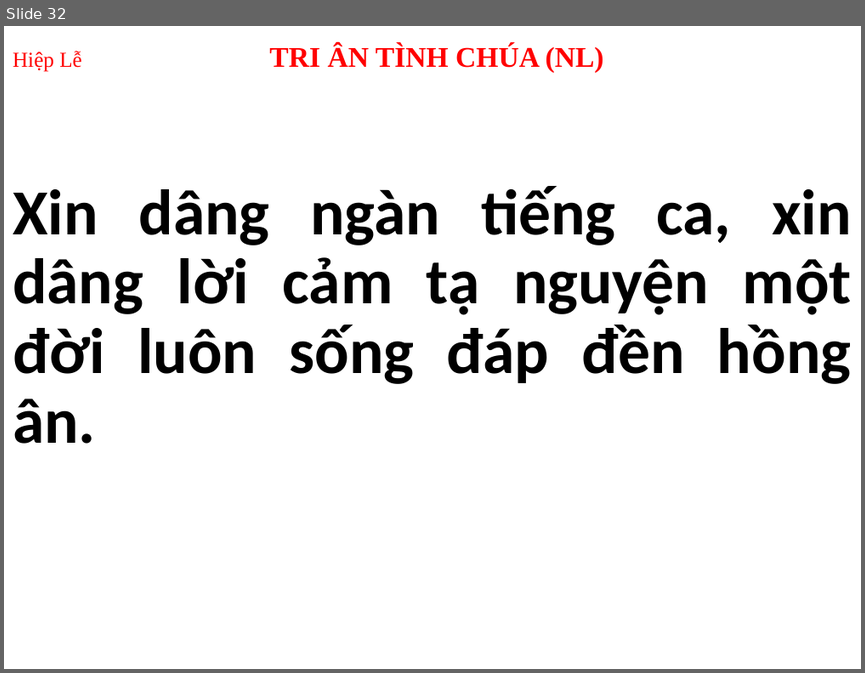
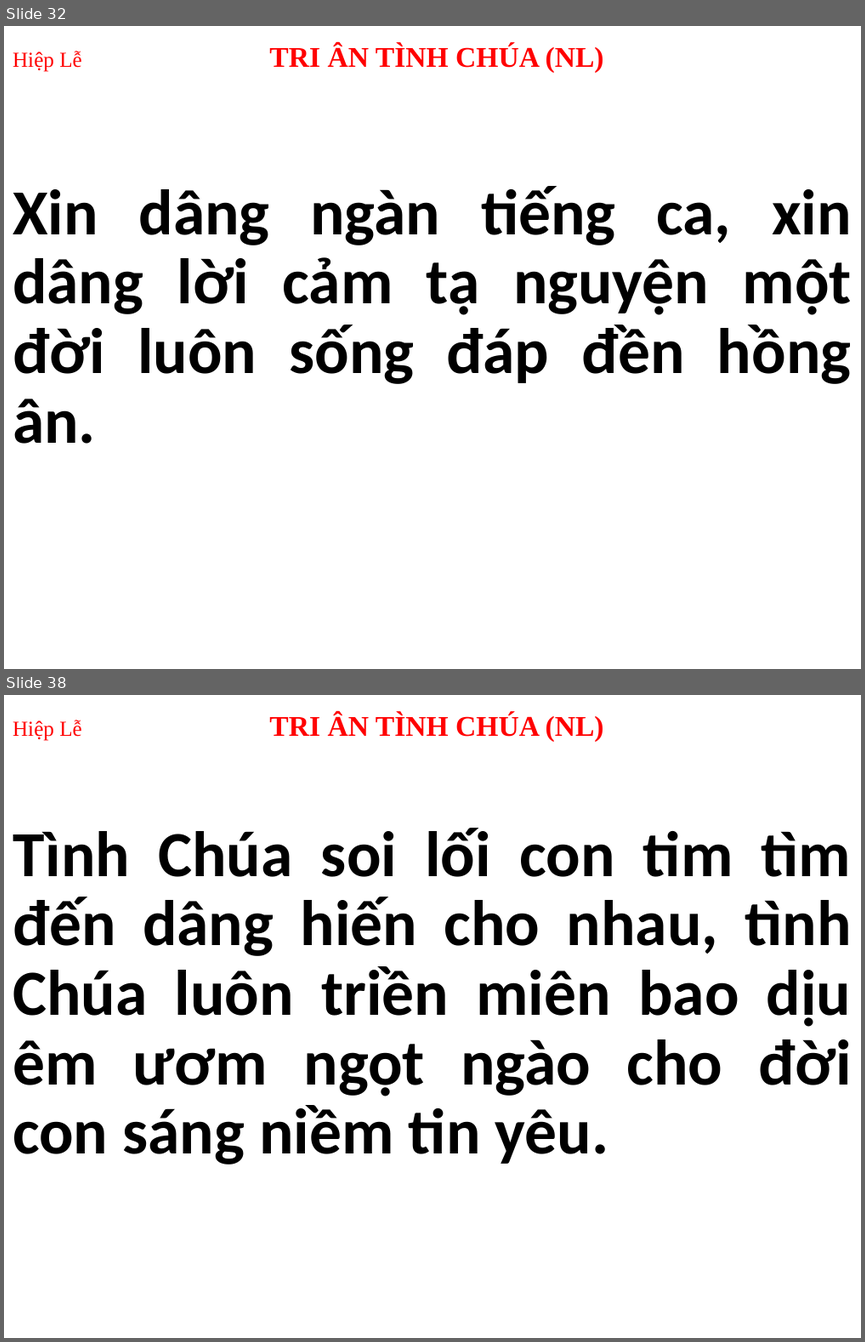
Before and after one commit to peteranh99/usb-songs, a slide deck: Thứ 3.pptx. Shown one above the other, each under a label of ours: slide 32 before the commit, slides 32 and 38 after it; the slides between them are not shown. The pictures are 865x673 and 865x1342 pixels, drawn with LibreOffice and Linux fonts; fonts in the diff are those of the drawing. Boxes give left, top, right and bottom in pixels: in the first picture for what was removed or moved away, otherwise in the second. Text is boxed around its words. In the diff, an @@ line names an element or a change of style, - is before the commit and + after.

```diff
--- a/Thứ 3.pptx
+++ b/Thứ 3.pptx
@@ slide 38 added at <box>4,695,861,1338</box>, background #FFFFFF @@
@@ title added at <box>12,713,604,741</box>, 24 pt, text #FF0000, bold @@
+Hiệp Lễ TRI ÂN TÌNH CHÚA (NL)
@@ subtitle added at <box>12,828,851,1164</box>, 54 pt, text #1F1F1F, bold @@
+Tình Chúa soi lối con tim tìm đến dâng hiến cho nhau, tình Chúa luôn triền miên bao dịu êm ươm ngọt ngào cho đời con sáng niềm tin yêu.
```
Also in this commit, not shown: 33 other slides changed, 11 other slides added, 2 other files.
